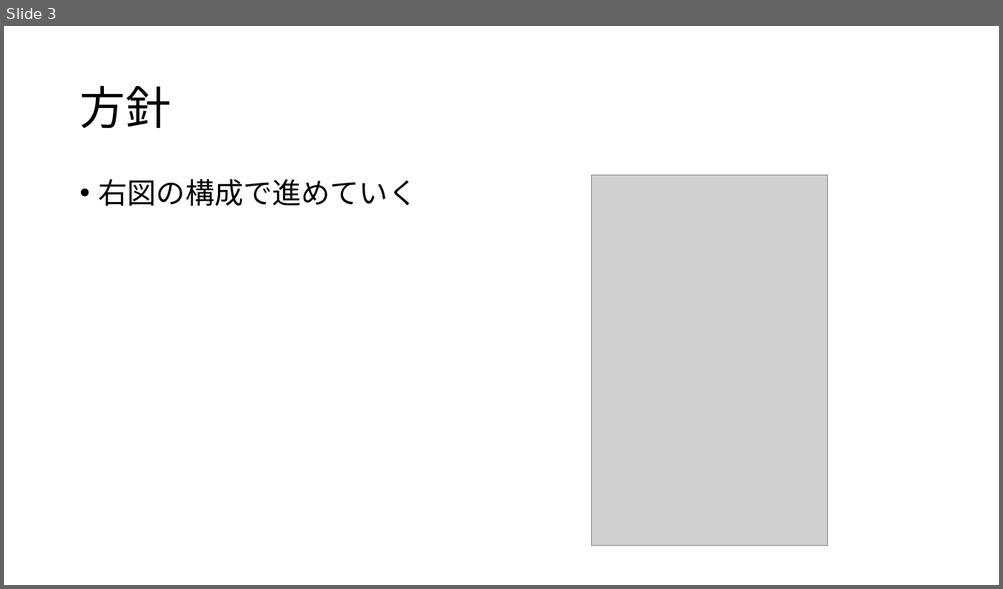
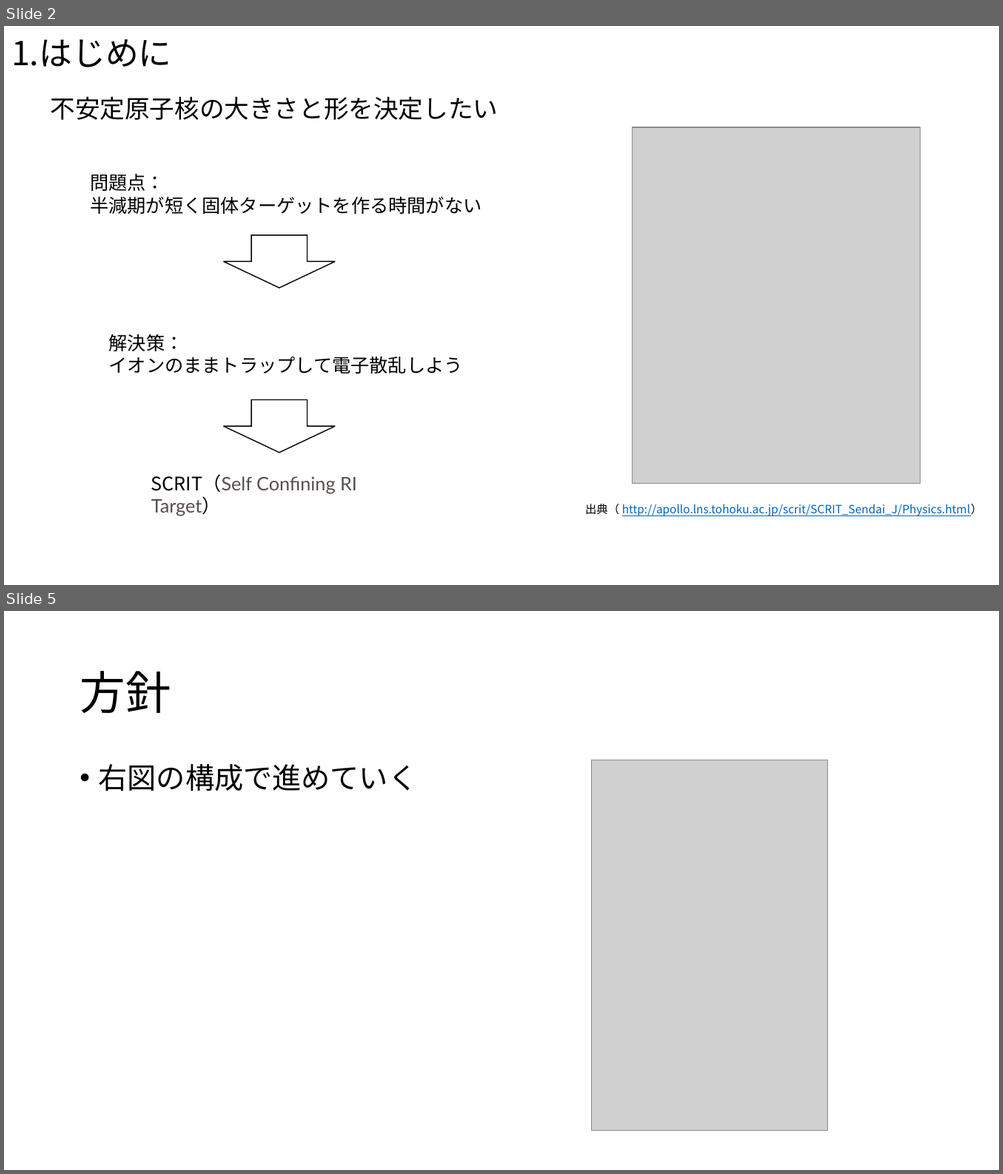
Before and after one commit to Takeuchi-yuya/Ksimulation, a slide deck: docs/中間発表.pptx. Shown one above the other, each under a label of ours: slide 3 before the commit, slides 2 and 5 after it; the slides between them are not shown. The pictures are 1003x589 and 1003x1174 pixels, drawn with LibreOffice and Linux fonts; fonts in the diff are those of the drawing; grey boxes stand for pictures. Boxes give left, top, right and bottom in pixels: in the first picture for what was removed or moved away, otherwise in the second. Text is boxed around its words. In the diff, an @@ line names an element or a change of style, - is before the commit and + after.

```diff
--- a/docs/中間発表.pptx
+++ b/docs/中間発表.pptx
@@ slide 2 added at (4,26,999,585), background #FFFFFF @@
@@ title added at (11,39,172,67), 32 pt, text #000000 @@
+1.はじめに
@@ text added at (50,96,498,120), 24 pt, text #000000 @@
+不安定原子核の大きさと形を決定したい
@@ picture added at (632,127,919,484) @@
@@ text added at (90,173,481,214), 18 pt, text #000000 @@
+問題点：
+半減期が短く固体ターゲットを作る時間がない
@@ down arrow added at (223,235,336,289), fill #FFFFFF, outline #000000 1 pt @@
@@ text added at (109,335,463,374), 18 pt, text #000000 @@
+解決策：
+イオンのままトラップして電子散乱しよう
@@ down arrow added at (223,400,336,454), fill #FFFFFF, outline #000000 1 pt @@
@@ text added at (151,474,357,517), 18 pt, text #574D4D @@
+SCRIT（Self Confining RI Target）
@@ text added at (585,504,982,517), 11 pt, text #0563C1, underline @@
+出典（ http://apollo.lns.tohoku.ac.jp/scrit/SCRIT_Sendai_J/Physics.html）
@@ what was slide 3 is now slide 5 @@
```
Also in this commit, not shown: 3 slides changed, 1 other slide added, 1 other file.
